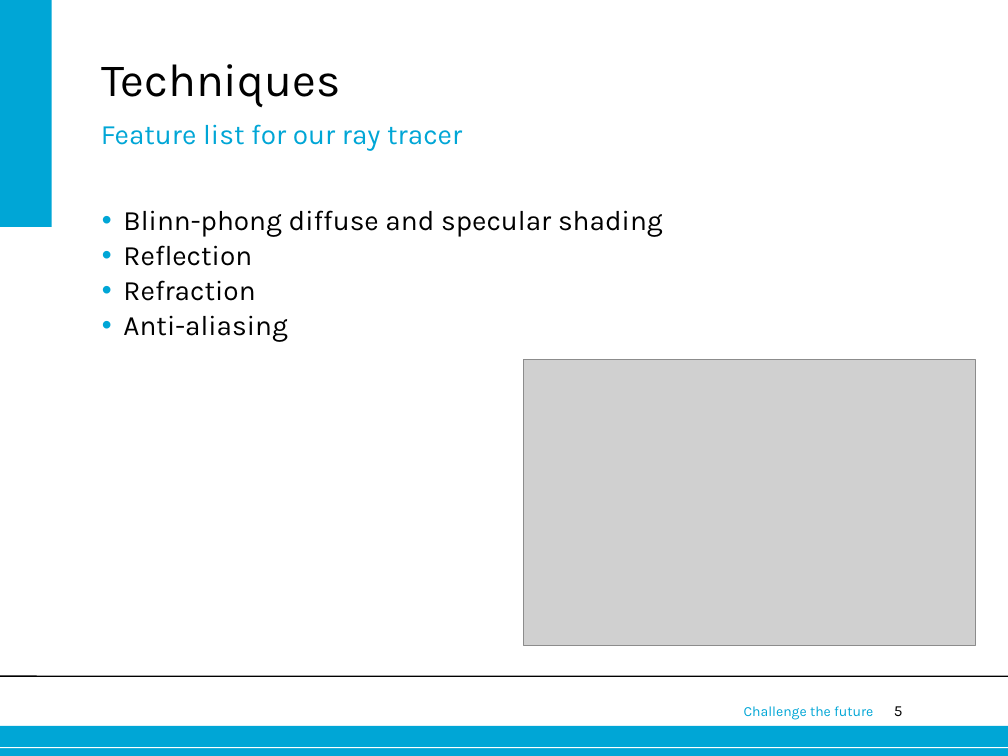
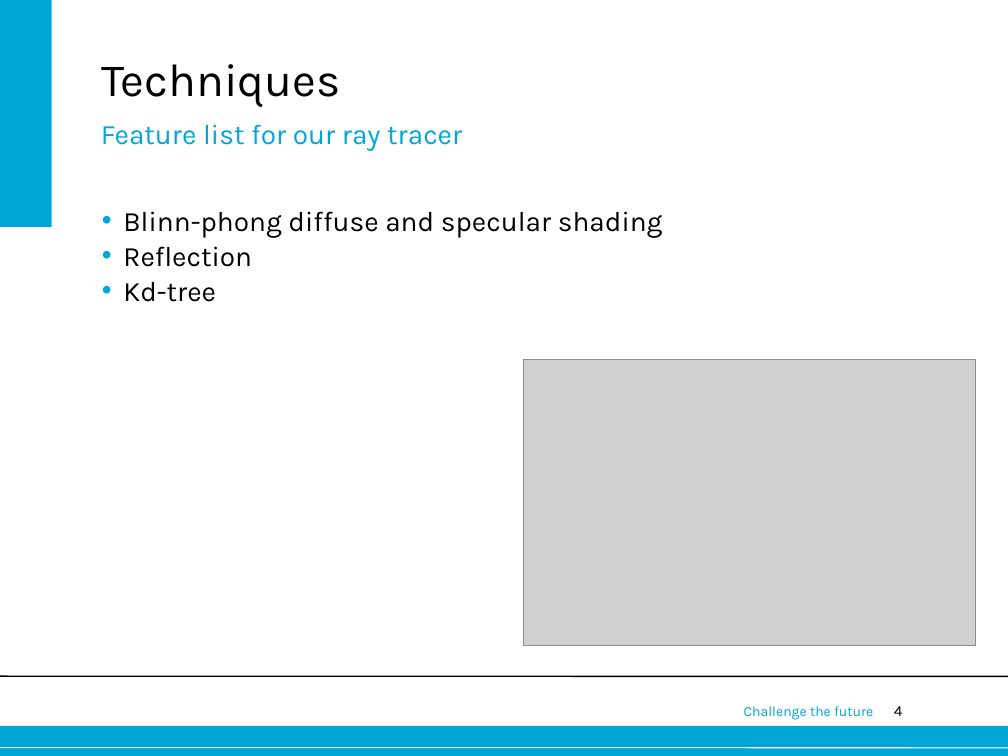
Before and after one commit to Boudewijn26/Computer-Graphics-group-17, a slide deck: slide 4 of docs/Presentation.ppt (slide 5 before the commit). Drawn at 1008x756 pixels with LibreOffice and Linux fonts; fonts in the diff are those of the drawing; grey boxes stand for pictures; background and template pictures are left out. Boxes give left, top, right and bottom in pixels: in the first picture for what was removed or moved away, otherwise in the second. Text is boxed around its words. In the diff, an @@ line names an element or a change of style, - is before the commit and + after.

```diff
--- a/docs/Presentation.ppt
+++ b/docs/Presentation.ppt
@@ text at bbox=[123, 282, 216, 302]: text changed @@
-• Refraction
-• Anti-aliasing
+• Kd-tree
@@ page number at bbox=[894, 706, 903, 716]: text changed @@
-5
+4
```
Also in this commit, not shown: 5 other slides changed, 3 slides removed.
